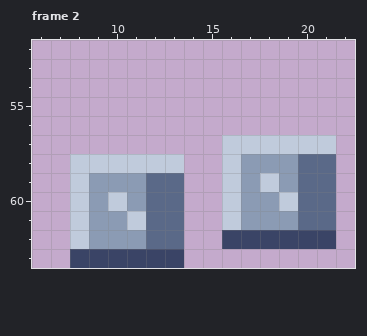
Two versions of one pixel-art file, art-src/aseprite/shoes_boots.aseprite. The picture above was drawn from the file before the commit.
32x64 pixels, 4 frames. Shown: frame 2: x 6..22, y 52..63. The old version is drawn lined up with the new one. The commit also changed other frames, which this record leaves out.
Now the later version:
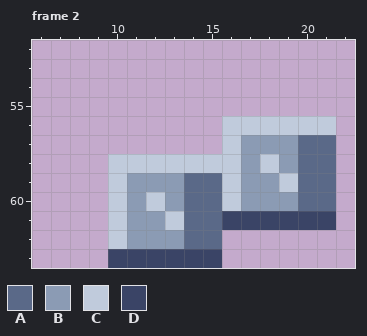
Palette (. is transparent): A #5a6988  B #8b9bb4  C #c0cbdc  D #3a4466
Difference:
whole drawing moved by -1,+0 (the old picture is shown already moved)
Changed rows in their new state; - is an unchanged pixel.
Frame 2:
first column x 8:
56 --------CCCCCC
57 ---------BBBAA
58 ..----CC--C---
59 ..C-BBAA--BC--
60 ..--CBAA---B--
61 ..CBBCAADDDDDD
62 ..C-BBAA......
63 ..----DD------
Boxes around the changes in both pictures, in picture pixels (x1, y1, x2, y2):
changed: (70, 116, 336, 268)
